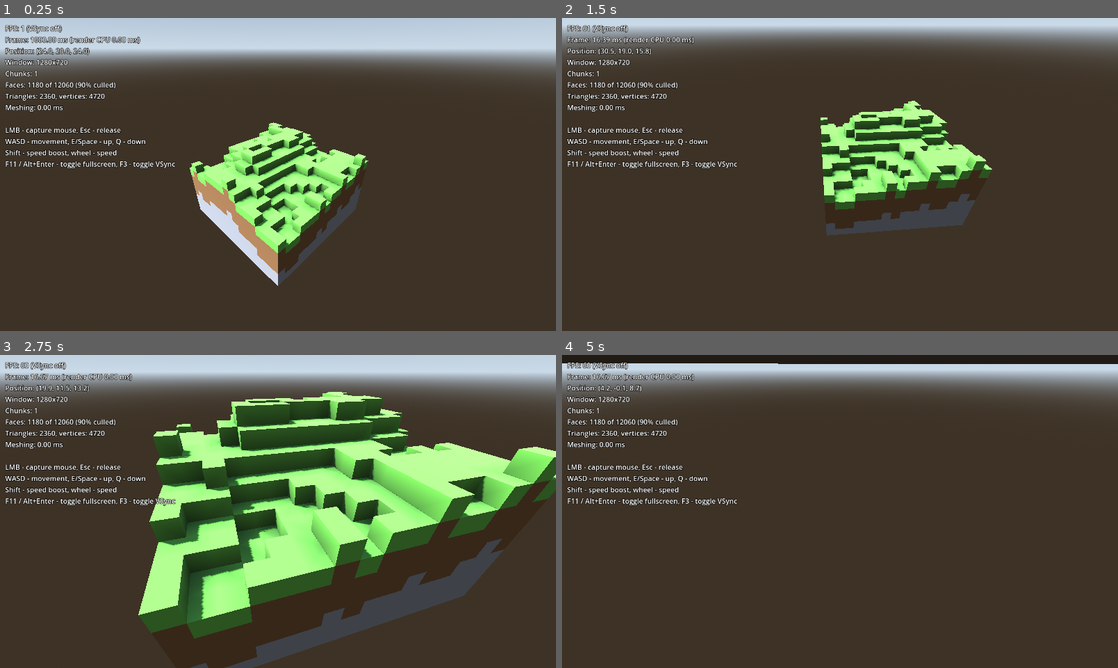
Above: before the commit, frames 1-4 (two rows, left to right).
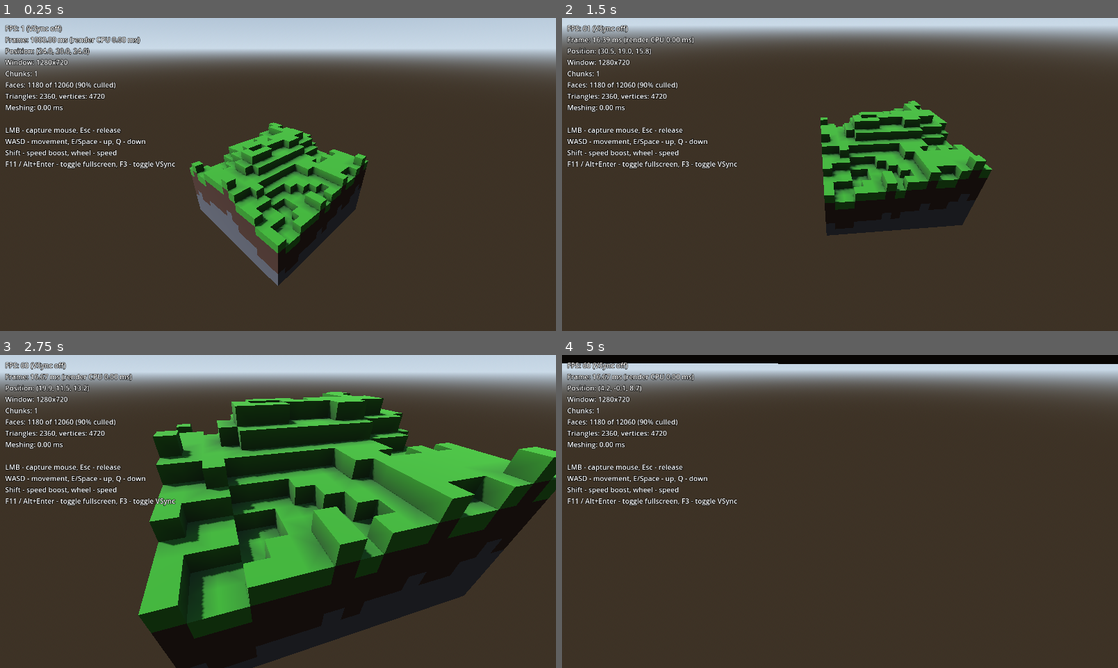
Above: after the commit, the same moments.

Repository: MishaelS/voxel-engine
Game: Godot game, scene res://scenes/main.tscn
The game is run twice, just before and just after one commit, with the same random seed, the same clock (stepped at 60 frames per second) and the same inputs.
Inputs (mouse positions are in pixels of both pictures, inside the frame that each line leads up to):
- Up to frame 1 (0.25 s): no input
- Up to frame 2 (1.5 s): tap Enter at 0.5 s; move the mouse to (962, 158) at 0.52 s; hold D (move_right) 0.53-1.28 s; hold Shift (sprint) 0.53-1.28 s; click (962, 158) at 0.67 s; move the mouse to (812, 174) at 1.27 s; hold W (move_forward) from 1.28 s (still down); tap Shift (sprint) at 1.35 s
- Up to frame 3 (2.75 s): keep holding W (move_forward); move the mouse to (289, 505) at 2.02 s; hold Shift (sprint) from 2.03 s (still down)
- Up to frame 4 (5 s): keep holding W (move_forward); move the mouse to (834, 517) at 2.77 s; release Shift (sprint) at 2.78 s; tap Shift (sprint) at 2.85, 4.35 s; click (834, 517) at 2.92 s; move the mouse to (878, 514) at 3.52 s; hold Shift (sprint) 3.53-4.28 s; tap Space at 4.25 s; move the mouse to (795, 508) at 4.27 s

The runs differ from the first frame. In frame 1, 9.6% of the frame differs, in the area x 34-67%, y 33-86%; in frame 2, 9.6%; in frame 3, 45%, in the area x 24-100%, y 11-100%; in frame 4, 2.8%.

Commit message:
Fix voxel AO being too dark by applying it in linear color space
The AO factor was multiplied into sRGB vertex colors, which the material
then gamma-expanded, so 0.5 ended up as ~0.22 and creases looked almost
black. Block colors are now converted to linear once, AO is applied in
linear space, and the material no longer treats vertex colors as sRGB.

Diff:
--- a/scripts/voxel/chunk_mesher.gd
+++ b/scripts/voxel/chunk_mesher.gd
@@ -28,11 +28,25 @@
 ]
 
 ## Brightness for AO level 0 (fully enclosed corner) .. 3 (open corner).
+## Applied in linear color space, so these are the real light multipliers.
 const AO_BRIGHTNESS: Array[float] = [0.5, 0.68, 0.84, 1.0]
+
+## Block colors converted from sRGB to linear once. Vertex colors are emitted
+## in linear space (the material has vertex_color_is_srgb = false); multiplying
+## an sRGB color by the AO factor would get gamma-expanded by the GPU and
+## turn e.g. 0.5 into ~0.22, making AO far too dark.
+static var _linear_colors: Array[Color] = _build_linear_colors()
 
 ## For every face and corner: offsets (relative to the block in front of the
 ## face) of the two side neighbors and the diagonal neighbor of that corner.
 static var _ao_offsets: Array = _build_ao_offsets()
+
+
+static func _build_linear_colors() -> Array[Color]:
+	var result: Array[Color] = []
+	for color in Blocks.COLORS:
+		result.append(color.srgb_to_linear())
+	return result
 
 
 static func _build_ao_offsets() -> Array:
@@ -67,7 +81,7 @@
 				var id := data.get_block(x, y, z)
 				if id == Blocks.AIR:
 					continue
-				var color := Blocks.COLORS[id]
+				var color := _linear_colors[id]
 				var origin := Vector3(x, y, z)
 
 				for face in 6:
--- a/scripts/voxel/voxel_world.gd
+++ b/scripts/voxel/voxel_world.gd
@@ -16,7 +16,7 @@
 func _ready() -> void:
 	_material = StandardMaterial3D.new()
 	_material.vertex_color_use_as_albedo = true
-	_material.vertex_color_is_srgb = true
+	_material.vertex_color_is_srgb = false # mesher emits linear colors
 	_material.roughness = 1.0
 
 	_generator = TerrainGenerator.new(world_seed)
Not shown, changed: CHANGELOG.md
